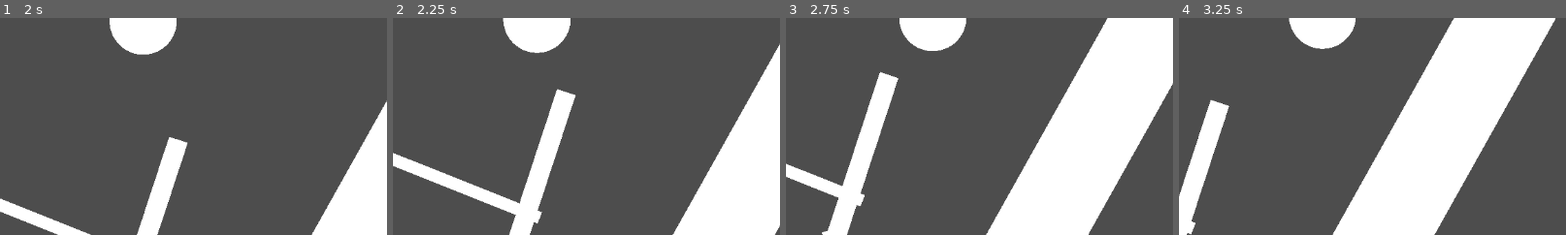
Above: before the commit, frames 1-4 (left to right).
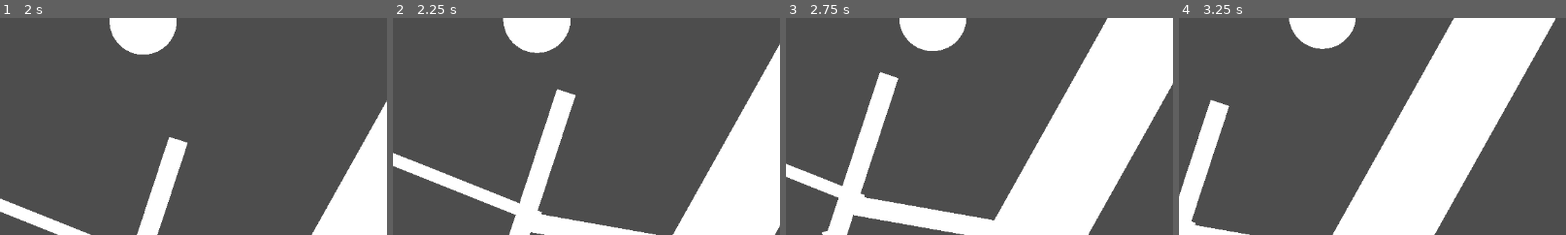
Above: after the commit, the same moments.

Repository: mjshsgamedev/the-game
Game: Godot game, scene res://Maps/Level2.tscn
Two runs of this game, one before a commit and one after it. Both use one fixed random seed, a clock stepped at 60 frames per second and the inputs below. This scene is started directly instead of the project's main scene.
Inputs:
- Up to frame 1 (2 s): tap Enter at 0.5 s; hold Right (mov_right) 0.53-1.28 s; hold Down (mov_down) from 1.28 s (still down)
- Up to frame 2 (2.25 s): release Down (mov_down) at 2.03 s; hold Right (mov_right) from 2.03 s (still down)
- Up to frame 3 (2.75 s): keep holding Right (mov_right)
- Up to frame 4 (3.25 s): release Right (mov_right) at 2.78 s; hold Up (mov_up) from 2.78 s (still down)
The pictures show only the part of the screen within x 32-81%, y 50-100%; the shares and areas given below are measured in that part.

Frame 1 is identical in both runs. In frame 2, 1.6% of the frame differs, in the area x 35-68%, y 90-100%; in frame 3, 3.1%, in the area x 17-54%, y 82-100%; in frame 4, 0.4%.

Commit message:
Lvl-2 pt 2
Added Phase Wall

Diff:
--- a/Maps/Level2.tscn
+++ b/Maps/Level2.tscn
@@ -135,6 +135,15 @@
 scale = Vector2(20, 20)
 mesh = SubResource("QuadMesh_d74ud")
 
+[node name="testcube22" type="StaticBody2D" parent="."]
+position = Vector2(1216.9999, 811)
+rotation = 3.3169012
+scale = Vector2(13.290821, -1.4484377)
+
+[node name="MeshInstance2D" type="MeshInstance2D" parent="testcube22"]
+scale = Vector2(20, 20)
+mesh = SubResource("QuadMesh_d74ud")
+
 [node name="testcube7" type="StaticBody2D" parent="."]
 position = Vector2(1103, 220.00008)
 rotation = -2.1073523
